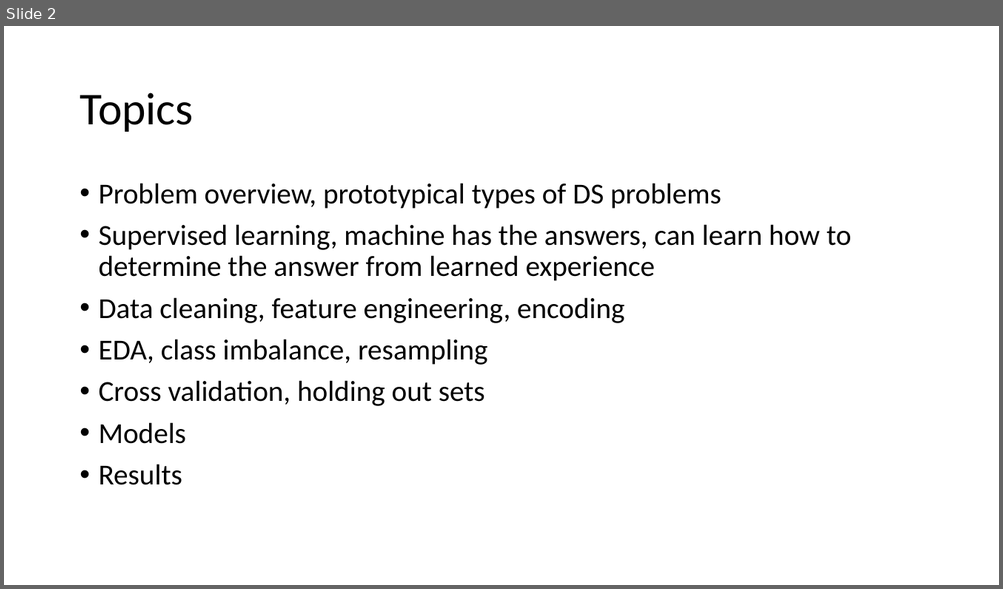
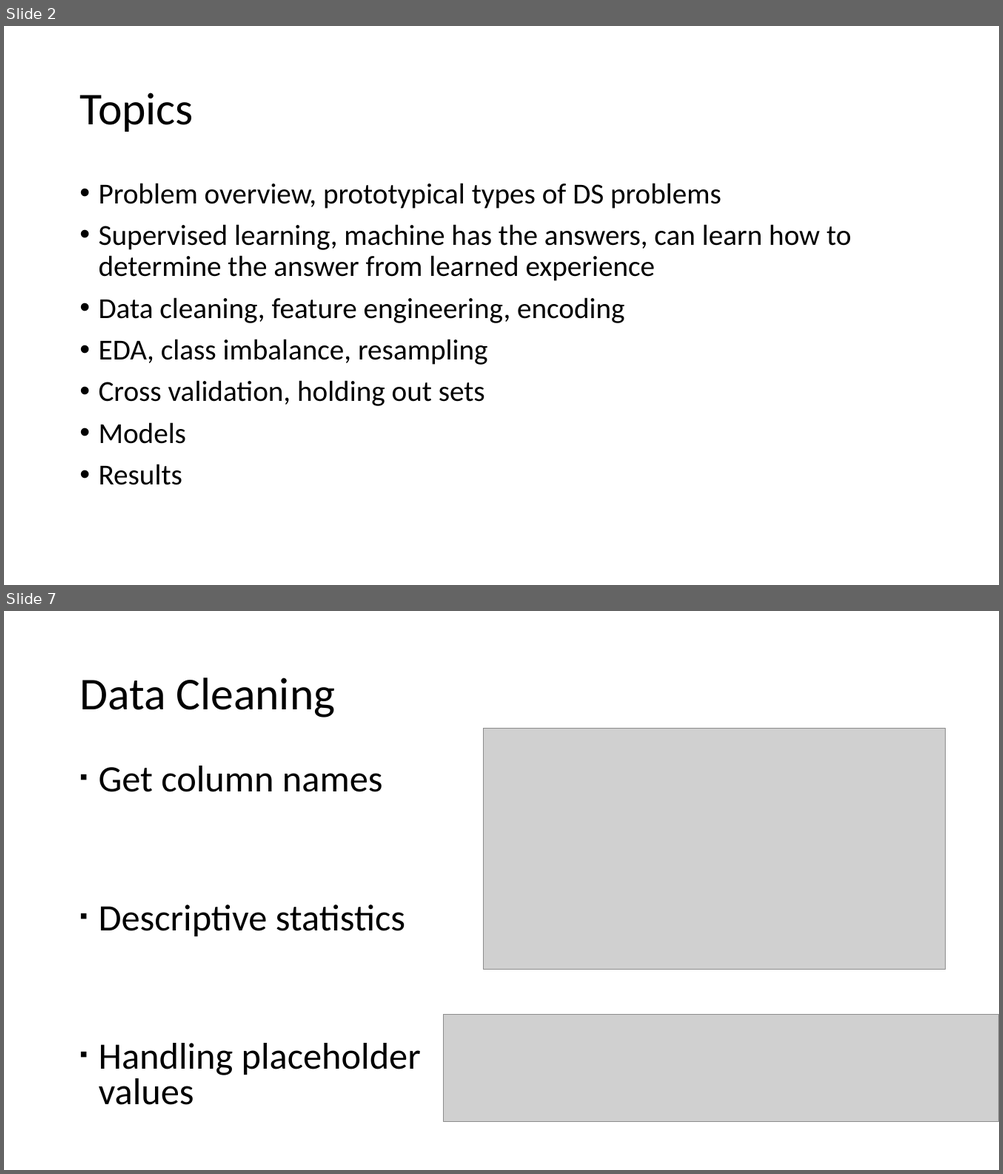
Before and after one commit to andy-j-block/census_income_predictions, a slide deck: slide_deck.pptx. Shown one above the other, each under a label of ours: slide 2 before the commit, slides 2 and 7 after it; the slides between them are not shown. The pictures are 1003x589 and 1003x1174 pixels, drawn with LibreOffice and Linux fonts; fonts in the diff are those of the drawing; grey boxes stand for pictures. Boxes give left, top, right and bottom in pixels: in the first picture for what was removed or moved away, otherwise in the second. Text is boxed around its words. In the diff, an @@ line names an element or a change of style, - is before the commit and + after.

```diff
--- a/slide_deck.pptx
+++ b/slide_deck.pptx
@@ slide 7 added at (4,611,999,1170), background #FFFFFF @@
@@ title added at (79,678,336,718), 44 pt, text #000000 @@
+Data Cleaning
@@ picture added at (483,728,945,969) @@
@@ text added at (99,766,421,1105), 36 pt, text #000000 @@
+▪ Get column names
+▪ Descriptive statistics
+▪ Handling placeholder values
@@ picture added at (444,1014,999,1122) @@
```
Also in this commit, not shown: 1 slide changed, 11 other slides added, 7 other files.
